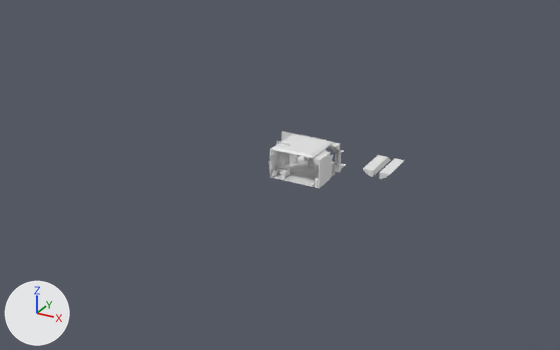
A saved change to the Blender file Assets/Art/Office1.blend.
Camera for both pictures: a 50 mm lens placed at (109.7, -213.0, 106.1), pointed at (-6.0, -2.6, 0.9). Every picture has the same lights, and +X, +Y and +Z are marked at lower left.

Before the edit, the objects in view are built like this:
```python
me_cube_010 = bpy.data.meshes.new('Cube.010')
me_cube_010.from_pydata(...)  # 28 vertices, 24 faces; spans x -1.0..1.0, y -2.2..2.2, z -1.0..6.79
me_cylinder_003 = bpy.data.meshes.new('Cylinder.003')
me_cylinder_003.from_pydata(...)  # an 8-sided cylinder along z spanning x -1.0..1.0, y -1.0..1.0, z -1.0..1.0
me_cylinder_004 = bpy.data.meshes.new('Cylinder.004')
me_cylinder_004.from_pydata(...)  # an 8-sided cylinder along z spanning x -1.0..1.0, y -1.0..1.0, z -1.0..1.0
me_cylinder_005 = bpy.data.meshes.new('Cylinder.005')
me_cylinder_005.from_pydata(...)  # an 8-sided cylinder along z spanning x -1.0..1.0, y -1.0..1.0, z -1.0..1.0
me_plane_010 = bpy.data.meshes.new('Plane.010')
me_plane_010.from_pydata([(-1.0, -1.0, 0.0), (1.0, -1.0, 0.0), (-1.0, 1.0, 0.0), (1.0, 1.0, 0.0), (-0.86, 0.86, 0.08), (-0.86, -0.86, 0.08), (0.86, -0.86, 0.08), (0.86, 0.86, 0.08)], [], [(5, 4, 7, 6), (5, 0, 2, 4), (6, 1, 0, 5), (7, 3, 1, 6), (4, 2, 3, 7)])
me_plane_010.materials.append(None)
ob_ceiling = bpy.data.objects.new('Ceiling', me_plane_010)
ob_ceiling.location = (-0.8, 3.5, 10.4)
ob_ceiling.scale = (7.91, 7.91, 7.91)
ob_pillar_001 = bpy.data.objects.new('Pillar.001', me_cube_010)
ob_pillar_001.location = (8.8, 4.8, 0.8)
ob_pillar_001.rotation_euler = (0.0, 0.0, 3.142)  # degrees (0, 0, 180)
ob_pillar_001.scale = (0.372, 1.0, 1.0)
ob_pillarbase = bpy.data.objects.new('PillarBase', me_cylinder_003)
ob_pillarbase.location = (-1.3, 11.6, 1.1)
ob_pillarbase.scale = (1.44, 1.24, 1.14)
ob_pillarbase_001 = bpy.data.objects.new('PillarBase.001', me_cylinder_005)
ob_pillarbase_001.location = (8.4, 11.6, 1.1)
ob_pillarbase_001.scale = (1.44, 1.24, 1.14)
ob_pillarbase_002 = bpy.data.objects.new('PillarBase.002', me_cylinder_004)
ob_pillarbase_002.location = (-8.0, 11.6, 1.1)
ob_pillarbase_002.scale = (1.44, 1.24, 1.14)
```
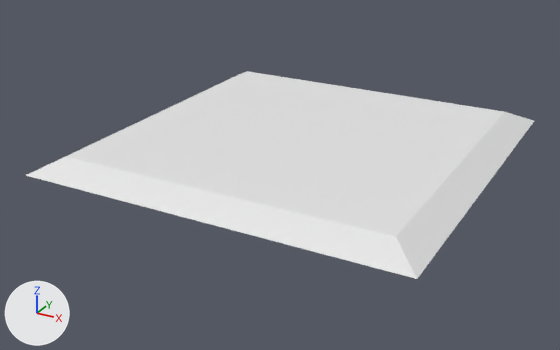
Where the newer file only moved an object's origin or applied its transform, the numbers keep the older frame.

Boxes (x1, y1, x2, y2) around the edits, measured in the pictures (560 x 350 px):
'Ceiling', mesh rescaled (708% wider, 736% taller)
    before: (271, 134, 333, 158)
    after: (26, 71, 534, 279)
'PillarBase.002', deleted
    before: (291, 156, 298, 163)
'PillarBase.001', deleted
    before: (333, 164, 340, 172)
'PillarBase', deleted
    before: (308, 159, 315, 167)

Diff of the bpy script that builds the scene:
```diff
--- a/Assets/Art/Office1.blend.py
+++ b/Assets/Art/Office1.blend.py
@@ me_plane_010 @@
 me_plane_010.from_pydata(...)  # 8 vertices, 5 faces; spans x -1.0..1.0, y -1.0..1.0, z 0.0..0.08
 # used by ob_ceiling; location = (-0.8, 3.5, 10.4); scale = (7.91, 7.91, 7.91)
+# me_plane_010 part 1: the whole mesh is scaled about the mesh origin by 7.91
@@ ob_pillarbase @@
-ob_pillarbase = bpy.data.objects.new('PillarBase', me_cylinder_003)
-ob_pillarbase.location = (-1.3, 11.6, 1.1)
-ob_pillarbase.scale = (1.44, 1.24, 1.14)
@@ ob_pillarbase_002 @@
-ob_pillarbase_002 = bpy.data.objects.new('PillarBase.002', me_cylinder_004)
-ob_pillarbase_002.location = (-8.0, 11.6, 1.1)
-ob_pillarbase_002.scale = (1.44, 1.24, 1.14)
@@ ob_pillarbase_001 @@
-ob_pillarbase_001 = bpy.data.objects.new('PillarBase.001', me_cylinder_005)
-ob_pillarbase_001.location = (8.4, 11.6, 1.1)
-ob_pillarbase_001.scale = (1.44, 1.24, 1.14)
@@ ob_pillar_001 @@
 ob_pillar_001.scale = (0.372, 1.0, 1.0)
+ob_pillar_001.hide_set(True)
```
